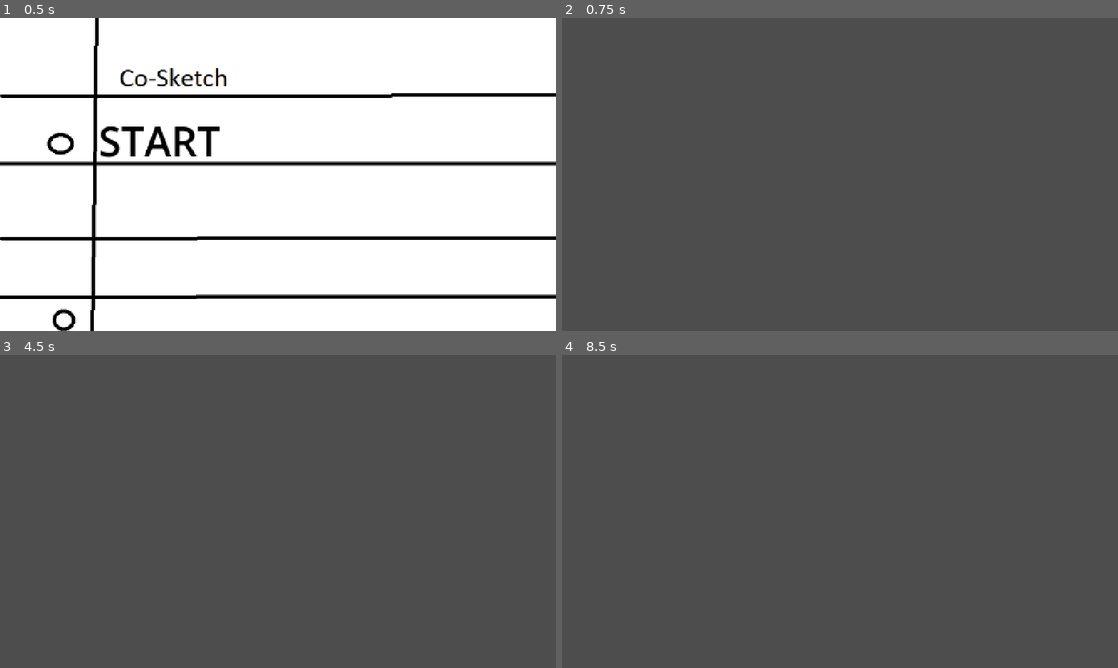
Above: before the commit, frames 1-4 (two rows, left to right).
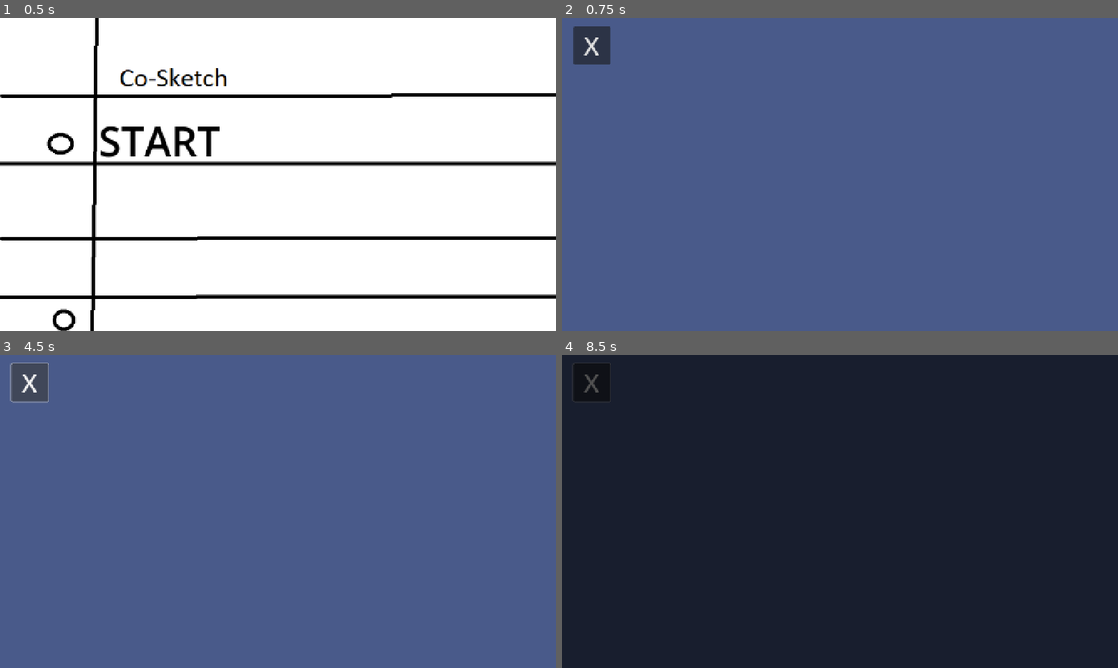
Above: after the commit, the same moments.

Repository: SiwenJadenLong/Co-Sketch
Game: Godot game, scene res://scenes/levels/main_menu.tscn
Same seed, same stepped clock (60 frames per second), same inputs: the game is played once before the commit and once after it. The engine's default icon, where the game draws it, is replaced by a stand-in: a white triangle on a blue panel in a dark square.
Inputs (mouse positions are in pixels of both pictures, inside the frame that each line leads up to):
- Up to frame 1 (0.5 s): no input
- Up to frame 2 (0.75 s): click "START" at 0.5 s
- Up to frame 3 (4.5 s): click (278, 436) at 1.25 s, where only the run after the commit has a clickable "Pause"; click (278, 486) at 2 s, where only the run after the commit has a clickable "Restart"; click (278, 536) at 2.75 s, where only the run after the commit has a clickable "Level Select"; click (278, 586) at 3.5 s, where only the run after the commit has a clickable "Main Menu"; click (27, 383) at 4.25 s, where only the run after the commit has a clickable "X"
- Up to frame 4 (8.5 s): click (840, 486) at 5 s, where only the run after the commit has a clickable "Restart"; click (840, 486) at 5.75 s, where only the run after the commit has a clickable "Restart"; move the mouse to (962, 495) at 6.52 s; hold D (p1_right) 6.53-8.03 s; tap Left (p2_left) at 6.6 s; tap W (p1_up) at 6.77, 7.52 s; move the mouse to (728, 527) at 7.27 s; tap Right (p2_right) at 7.35 s; move the mouse to (895, 442) at 8.02 s; hold A (p1_left) from 8.03 s (still down); hold Up (p2_up) from 8.03 s (still down)

Frame 1 is identical in both runs. In frame 2, 100% of the frame differs, in the area x 0-100%, y 0-100%; in frame 3, 99%; in frame 4, 100%.
Error before the commit: Invalid call. Nonexistent function 'instance' in base 'PackedScene'. (res://Scripts/main.gd:31)

Commit message:
Level select UI work

Diff:
--- a/Scripts/cannon.gd
+++ b/Scripts/cannon.gd
@@ -22,4 +22,4 @@
 	newcannonballinstance.global_position = global_position
 	newcannonballinstance.speed = Vector2.LEFT * projectile_speed
 	newcannonballinstance.directionrotated = rotation
-	get_tree().current_scene.add_child(newcannonballinstance)
+	get_parent().add_child(newcannonballinstance)
--- a/Scripts/main.gd
+++ b/Scripts/main.gd
@@ -2,15 +2,16 @@
 
 @export var currentlevel : PackedScene
 var paused = false
-@onready var main_ui = $"Main UI"
-@onready var pause_menu = $"Main UI/Pause Menu"
-@onready var levelcontainer = $Level
+@onready var main_ui = $Main_UI
+@onready var pause_menu = $Main_UI/Pause_Menu
+@onready var levelcontainer = $Levelcontainer
 var level_instance
 
 
 func _ready():
 	load_new_level("lvl1")
 	Signalbus.playerdeath.connect(playerdeath);
+	Signalbus.levelchange.connect(load_new_level);
 
 func playerdeath():
 
@@ -23,12 +24,12 @@
 		level_instance.queue_free()
 	level_instance = null
 
-func load_new_level(level_name):
+func load_new_level(level_name : String):
 	unload_level()
-	var level_path = "res://scenes/levels/%s.tscn" % level_name
-	var level_resource = load(level_path)
+	var level_path := "res://scenes/levels/%s.tscn" % level_name
+	var level_resource := load(level_path)
 	if level_resource:
-		level_instance = level_resource.instance()
+		level_instance = level_resource.instantiate()
 		levelcontainer.add_child(level_instance)
 
 #----------------------------------------------------------------------
@@ -43,11 +44,11 @@
 func togglepause():
 	paused = !paused
 	if paused:
-		$Level.process_mode = Node.PROCESS_MODE_DISABLED;
+		levelcontainer.process_mode = Node.PROCESS_MODE_DISABLED;
 		pause_menu.visible = true;
 		get_tree().paused = true;
 	elif !paused:
-		$Level.process_mode = Node.PROCESS_MODE_INHERIT
+		levelcontainer.process_mode = Node.PROCESS_MODE_INHERIT
 		pause_menu.visible = false;
 		get_tree().paused = false;
 	else:
@@ -66,6 +67,9 @@
 	pass # Replace with function body.
 
 func _on_level_select_pressed():
-	pass # Replace with function body.
+	$Main_UI/Level_Select.visible = true
 
 #-----------------------------------
+func level_select_exit_pressed():
+	$Main_UI/Level_Select.visible = false
+#Level Select code-----------------------------------
--- a/scenes/Gameplay/Main.tscn
+++ b/scenes/Gameplay/Main.tscn
@@ -1,9 +1,10 @@
-[gd_scene load_steps=8 format=3 uid="uid://bo3dvk6liew6u"]
+[gd_scene load_steps=9 format=3 uid="uid://bo3dvk6liew6u"]
 
 [ext_resource type="PackedScene" uid="uid://dsgp3tuk3ns8g" path="res://scenes/levels/lvl1.tscn" id="1_lxigm"]
 [ext_resource type="Script" uid="uid://choumugh5cf6a" path="res://Scripts/main.gd" id="1_waoe8"]
 [ext_resource type="PackedScene" uid="uid://ctoxg3ns7dmj5" path="res://scenes/Gameplay/linemaker.tscn" id="2_b1cl4"]
-[ext_resource type="Theme" uid="uid://bwpi0vjp0opks" path="res://assets/Resources/Text Buttons.tres" id="3_va4b4"]
+[ext_resource type="PackedScene" uid="uid://pmgwnk3ja7gw" path="res://scenes/UI/pause_menu.tscn" id="3_vbrhd"]
+[ext_resource type="PackedScene" uid="uid://05iqd5hxgkpx" path="res://scenes/UI/level_select.tscn" id="4_kdjhs"]
 
 [sub_resource type="Animation" id="Animation_vbrhd"]
 length = 0.001
@@ -46,86 +47,23 @@
 script = ExtResource("1_waoe8")
 currentlevel = ExtResource("1_lxigm")
 
-[node name="Levelcontainer" type="Node" parent="."]
+[node name="Levelcontainer" type="Node2D" parent="."]
 process_mode = 1
 
-[node name="Main UI" type="Control" parent="."]
+[node name="Main_UI" type="Control" parent="."]
 process_mode = 3
 layout_mode = 3
+anchors_preset = 0
+
+[node name="Pause_Menu" parent="Main_UI" instance=ExtResource("3_vbrhd")]
+layout_mode = 1
+
+[node name="Stats" type="Control" parent="Main_UI"]
 anchors_preset = 0
 offset_right = 40.0
 offset_bottom = 40.0
 
-[node name="Pause Menu" type="Control" parent="Main UI"]
-visible = false
-layout_mode = 1
-anchors_preset = 8
-anchor_left = 0.5
-anchor_top = 0.5
-anchor_right = 0.5
-anchor_bottom = 0.5
-offset_left = -20.0
-offset_top = -20.0
-offset_right = -20.0
-offset_bottom = -20.0
-grow_horizontal = 2
-grow_vertical = 2
-
-[node name="ColorRect" type="ColorRect" parent="Main UI/Pause Menu"]
-layout_mode = 1
-anchors_preset = 8
-anchor_left = 0.5
-anchor_top = 0.5
-anchor_right = 0.5
-anchor_bottom = 0.5
-offset_left = -683.0
-offset_top = -384.0
-offset_right = 683.0
-offset_bottom = 384.0
-grow_horizontal = 2
-grow_vertical = 2
-color = Color(0.593134, 0.593134, 0.593134, 0.180392)
-
-[node name="VBoxContainer" type="VBoxContainer" parent="Main UI/Pause Menu"]
-layout_mode = 1
-anchors_preset = 8
-anchor_left = 0.5
-anchor_top = 0.5
-anchor_right = 0.5
-anchor_bottom = 0.5
-offset_left = -250.0
-offset_top = -384.0
-offset_right = 250.0
-offset_bottom = 384.0
-grow_horizontal = 2
-grow_vertical = 2
-pivot_offset = Vector2(20, 20)
-theme = ExtResource("3_va4b4")
-theme_override_constants/separation = 30
-alignment = 1
-
-[node name="Resume" type="Button" parent="Main UI/Pause Menu/VBoxContainer"]
-layout_mode = 2
-action_mode = 0
-text = "Pause"
-
-[node name="Restart" type="Button" parent="Main UI/Pause Menu/VBoxContainer"]
-layout_mode = 2
-text = "Restart
-"
-
-[node name="Level Select" type="Button" parent="Main UI/Pause Menu/VBoxContainer"]
-layout_mode = 2
-text = "Level Select"
-
-[node name="MainMenu" type="Button" parent="Main UI/Pause Menu/VBoxContainer"]
-layout_mode = 2
-text = "Main Menu"
-
-[node name="Stats" type="Control" parent="Main UI"]
-anchors_preset = 0
-offset_right = 40.0
-offset_bottom = 40.0
+[node name="Level_Select" parent="Main_UI" instance=ExtResource("4_kdjhs")]
 
 [node name="Linemaker" parent="." instance=ExtResource("2_b1cl4")]
 
@@ -137,8 +75,3 @@
 libraries = {
 &"": SubResource("AnimationLibrary_kdjhs")
 }
-
-[connection signal="pressed" from="Main UI/Pause Menu/VBoxContainer/Resume" to="." method="on_resume_button_pressed"]
-[connection signal="pressed" from="Main UI/Pause Menu/VBoxContainer/Restart" to="." method="_on_restart_pressed"]
-[connection signal="pressed" from="Main UI/Pause Menu/VBoxContainer/Level Select" to="." method="_on_level_select_pressed"]
-[connection signal="pressed" from="Main UI/Pause Menu/VBoxContainer/MainMenu" to="." method="_on_main_menu_pressed"]
--- /dev/null
+++ b/scenes/UI/level_button.gd
@@ -0,0 +1,9 @@
+extends Button
+
+@export var levelnumber : String;
+
+#func _ready():
+	#text = "LEVEL%s" % levelnumber
+
+func _on_pressed():
+	Signalbus.levelchange.emit("lvl%s" % levelnumber);
--- /dev/null
+++ b/scenes/UI/level_button.tscn
@@ -0,0 +1,13 @@
+[gd_scene load_steps=2 format=3 uid="uid://c2js4gmkrqyh2"]
+
+[ext_resource type="Script" uid="uid://cvbvujsn8gp4c" path="res://scenes/UI/level_button.gd" id="1_djhdf"]
+
+[node name="Level Button" type="Button"]
+offset_right = 78.0
+offset_bottom = 78.0
+text = "LEVEL (#)"
+icon_alignment = 1
+text_direction = 1
+script = ExtResource("1_djhdf")
+
+[connection signal="pressed" from="." to="." method="_on_pressed"]
--- /dev/null
+++ b/scenes/UI/level_select.tscn
@@ -0,0 +1,51 @@
+[gd_scene load_steps=2 format=3 uid="uid://05iqd5hxgkpx"]
+
+[ext_resource type="Theme" uid="uid://bwpi0vjp0opks" path="res://assets/Resources/Text Buttons.tres" id="1_8b7mv"]
+
+[node name="Level_Select" type="Control"]
+layout_mode = 3
+anchors_preset = 0
+offset_left = -683.0
+offset_top = -384.0
+offset_right = -683.0
+offset_bottom = -384.0
+theme = ExtResource("1_8b7mv")
+
+[node name="ColorRect" type="ColorRect" parent="."]
+layout_mode = 1
+offset_right = 1366.0
+offset_bottom = 768.0
+color = Color(0.2862, 0.35388, 0.54, 1)
+
+[node name="Level Grid" type="GridContainer" parent="."]
+layout_mode = 1
+anchors_preset = 8
+anchor_left = 0.5
+anchor_top = 0.5
+anchor_right = 0.5
+anchor_bottom = 0.5
+offset_left = 116.0
+offset_top = 148.0
+offset_right = 704.0
+offset_bottom = 380.0
+grow_horizontal = 2
+grow_vertical = 2
+theme_override_constants/h_separation = 50
+theme_override_constants/v_separation = 50
+columns = 5
+
+[node name="Level Button" parent="Level Grid" instance_placeholder="res://scenes/UI/level_button.tscn"]
+layout_mode = 2
+levelnumber = "1"
+
+[node name="Level Button2" parent="Level Grid" instance_placeholder="res://scenes/UI/level_button.tscn"]
+layout_mode = 2
+levelnumber = "2"
+
+[node name="Exit Button" type="Button" parent="."]
+layout_mode = 0
+offset_left = 27.0
+offset_top = 21.0
+offset_right = 118.0
+offset_bottom = 112.0
+text = "X"
--- /dev/null
+++ b/scenes/UI/pause_menu.tscn
@@ -0,0 +1,62 @@
+[gd_scene load_steps=2 format=3 uid="uid://pmgwnk3ja7gw"]
+
+[ext_resource type="Theme" uid="uid://bwpi0vjp0opks" path="res://assets/Resources/Text Buttons.tres" id="1_qo2fb"]
+
+[node name="Pause_Menu" type="Control"]
+layout_mode = 3
+anchors_preset = 15
+anchor_right = 1.0
+anchor_bottom = 1.0
+grow_horizontal = 2
+grow_vertical = 2
+theme = ExtResource("1_qo2fb")
+
+[node name="ColorRect" type="ColorRect" parent="."]
+layout_mode = 1
+anchors_preset = 8
+anchor_left = 0.5
+anchor_top = 0.5
+anchor_right = 0.5
+anchor_bottom = 0.5
+offset_left = -683.0
+offset_top = -384.0
+offset_right = 683.0
+offset_bottom = 384.0
+grow_horizontal = 2
+grow_vertical = 2
+color = Color(0.24, 0.24, 0.24, 0.745098)
+
+[node name="Pause Buttons" type="VBoxContainer" parent="."]
+layout_mode = 1
+anchors_preset = 8
+anchor_left = 0.5
+anchor_top = 0.5
+anchor_right = 0.5
+anchor_bottom = 0.5
+offset_left = -173.5
+offset_top = -227.0
+offset_right = 173.5
+offset_bottom = 227.0
+grow_horizontal = 2
+grow_vertical = 2
+theme = ExtResource("1_qo2fb")
+theme_override_constants/separation = 30
+alignment = 1
+
+[node name="Resume" type="Button" parent="Pause Buttons"]
+layout_mode = 2
+action_mode = 0
+text = "Pause"
+
+[node name="Restart" type="Button" parent="Pause Buttons"]
+layout_mode = 2
+text = "Restart
+"
+
+[node name="Level Select" type="Button" parent="Pause Buttons"]
+layout_mode = 2
+text = "Level Select"
+
+[node name="MainMenu" type="Button" parent="Pause Buttons"]
+layout_mode = 2
+text = "Main Menu"
Not shown, added: scenes/UI/level_button.gd.uid
Not shown, added: scenes/Gameplay/Main.tscn15803397116.tmp
Not shown, added: scenes/Gameplay/Main.tscn15810545982.tmp
